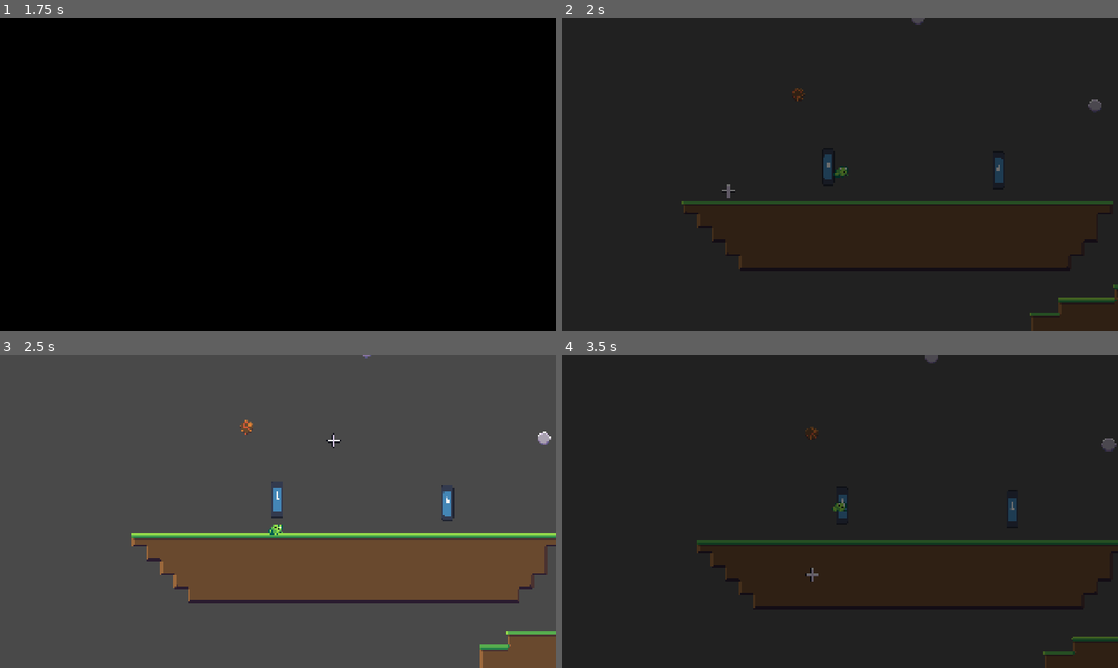
Above: before the commit, frames 1-4 (two rows, left to right).
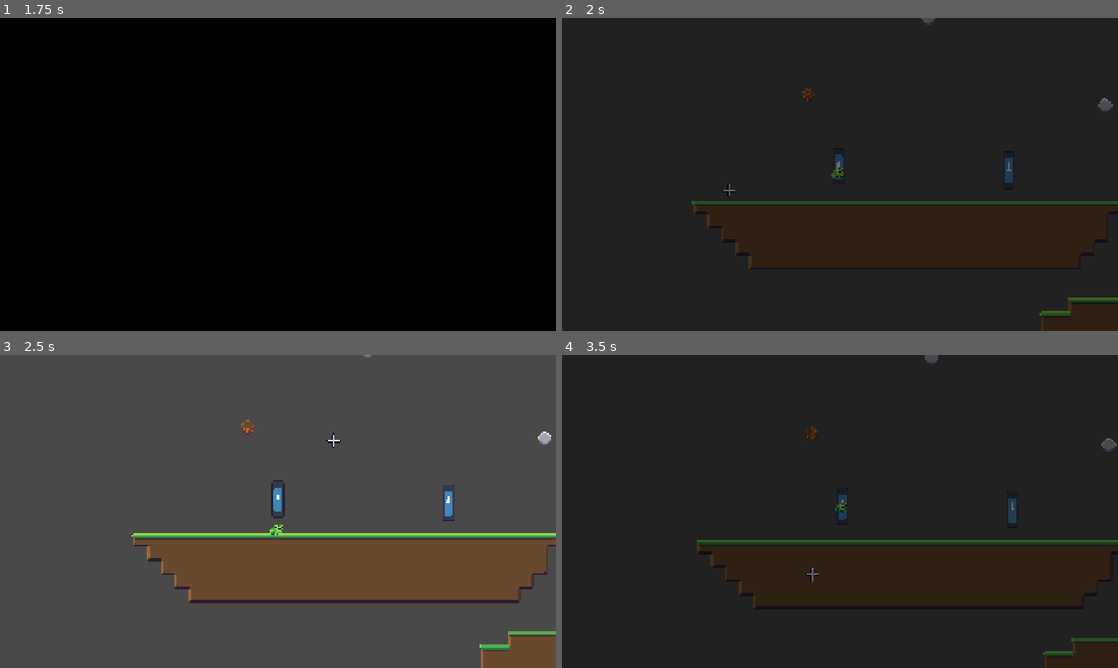
Above: after the commit, the same moments.

Repository: MadAvidCoder/Spin-phibian
Game: Godot game, scene res://scenes/main.tscn
Two runs of this game, one before a commit and one after it. Both use one fixed random seed, a clock stepped at 60 frames per second and the inputs below. The engine's default icon, where the game draws it, is replaced by a stand-in: a white triangle on a blue panel in a dark square.
Inputs (mouse positions are in pixels of both pictures, inside the frame that each line leads up to):
- Up to frame 1 (1.75 s): tap Enter (ui_accept) at 0.5 s; move the mouse to (400, 158) at 0.52 s; hold D (right) from 0.53 s (still down); tap Space (jump) at 0.6, 0.77, 1.07, 1.52, 1.55 s; move the mouse to (166, 190) at 1.27 s; click (166, 190) at 1.35 s
- Up to frame 2 (2 s): keep holding D (right); tap Space (jump) at 1.82 s
- Up to frame 3 (2.5 s): move the mouse to (333, 442) at 2.02 s; release D (right) at 2.03 s; hold A (left) from 2.03 s (still down); tap Space (jump) at 2.1 s
- Up to frame 4 (3.5 s): move the mouse to (812, 574) at 2.77 s; release A (left) at 2.78 s; hold D (right) from 2.78 s (still down); click (812, 574) at 2.85 s; tap Space (jump) at 3.02, 3.05, 3.32 s

Frame 1 is identical in both runs. In frame 2, 1.1% of the frame differs, in the area x 21-100%, y 0-100%; in frame 3, 0.5%; in frame 4, 0.5%.

Commit message:
add jumping added a small jump

Diff:
--- a/src/scripts/frog.gd
+++ b/src/scripts/frog.gd
@@ -26,6 +26,7 @@
 
 @export_category("Platforming")
 @export var gravity: Vector2 = Vector2(0, 50)
+@export var jump_velocity: float = -200.0
 
 const SPEED: float = 200
 @onready var sprite: AnimatedSprite2D = $Sprite
@@ -137,6 +138,11 @@
 				sprite.flip_h = false
 			velocity.x = input_direction * SPEED
 
+			if Input.is_action_just_pressed("jump"):
+				velocity.y = jump_velocity
+				change_state(States.AIR)
+				return
+
 			if not is_on_floor():
 				change_state(States.AIR)
 
